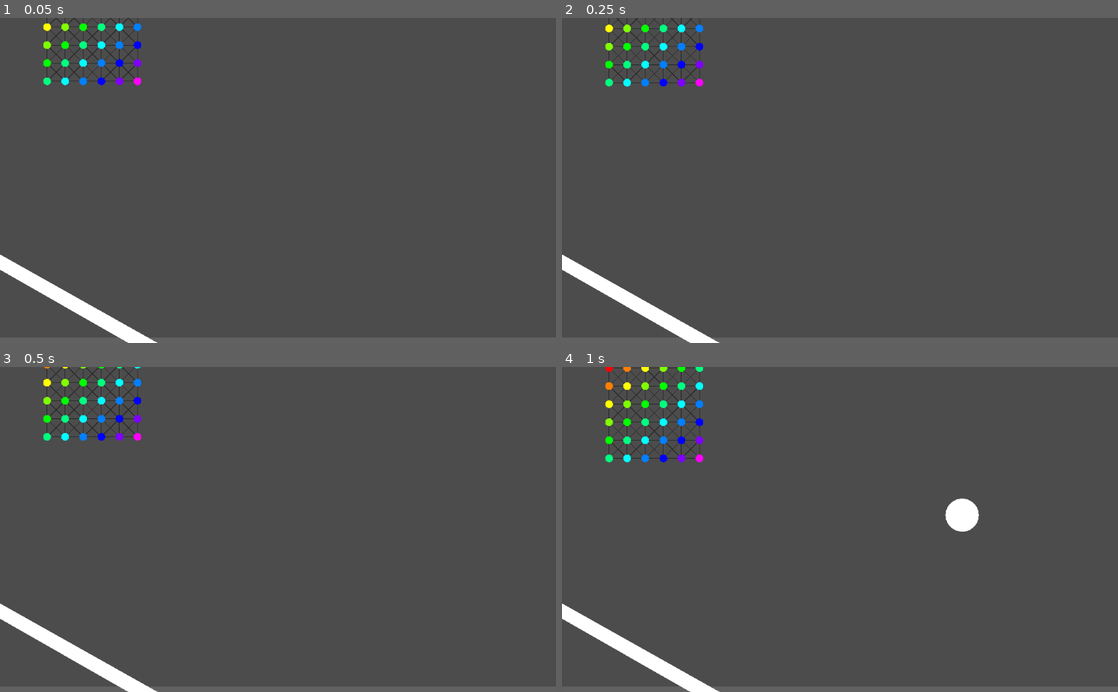
Above: before the commit, frames 1-4 (two rows, left to right).
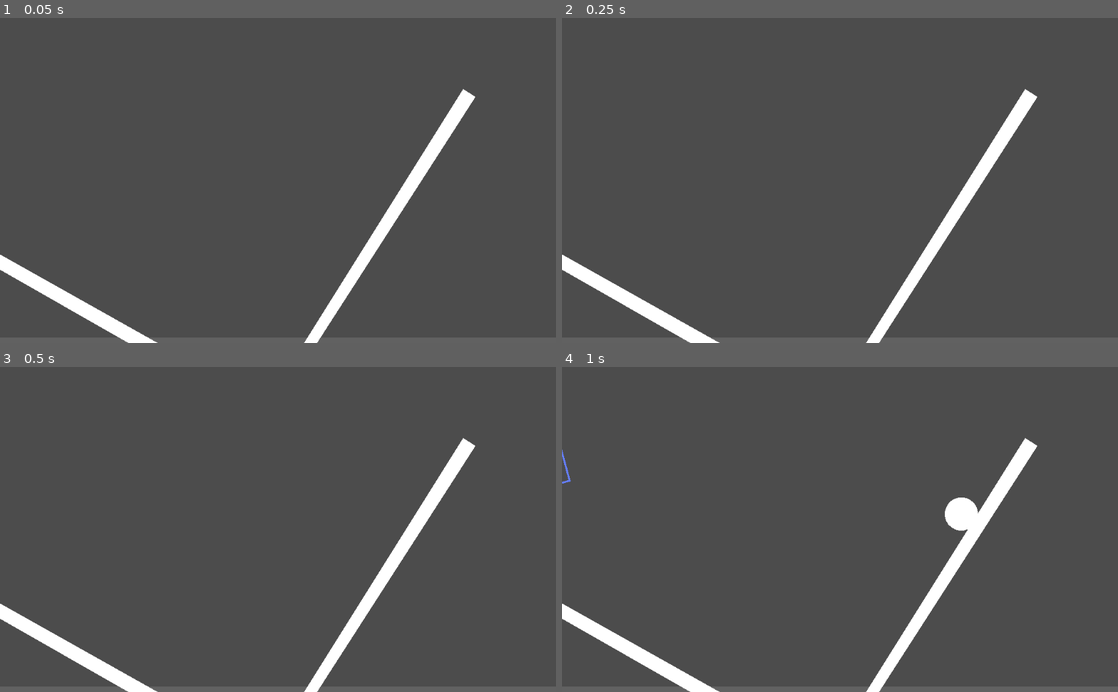
Above: after the commit, the same moments.

Repository: bustedwallstudios/Softbody
Game: Godot game, scene res://2dWorld.tscn
The game is run twice, just before and just after one commit, with the same random seed, the same clock (stepped at 60 frames per second) and the same inputs.
Inputs (mouse positions are in pixels of both pictures, inside the frame that each line leads up to):
- Up to frame 1 (0.05 s): no input
- Up to frame 2 (0.25 s): no input
- Up to frame 3 (0.5 s): no input
- Up to frame 4 (1 s): tap Enter (ui_accept) at 0.5, 0.77 s; move the mouse to (962, 513) at 0.52 s; hold Right (ui_right) from 0.53 s (still down)

The runs differ from the first frame. In frame 1, 3.1% of the frame differs, in the area x 7-86%, y 0-100%; in frame 2, 3.1%; in frame 3, 3.2%; in frame 4, 3.5%, in the area x 0-86%, y 0-100%.

Commit message:
Added an outline setting for the squishyBody, and changed the math for the squishyBall. SquishyBall is still not working though.

Diff:
--- a/2dWorld.tscn
+++ b/2dWorld.tscn
@@ -64,9 +64,9 @@
 polygon = PoolVector2Array( -546, 3.99805, -546, -13.002, 659, -12.9976, 659, 4.00244 )
 
 [node name="RotatingBeam2" type="StaticBody2D" parent="World"]
-position = Vector2( 2149, -1758 )
-rotation = 2.68606
-scale = Vector2( 0.76, 3.251 )
+position = Vector2( 634, -161 )
+rotation = 2.13977
+scale = Vector2( 1.411, 3.251 )
 script = ExtResource( 4 )
 __meta__ = {
 "_edit_group_": true
@@ -165,14 +165,15 @@
 polygon = PoolVector2Array( -4.45, 1.625, -4.6, 0.425001, -4.45, -0.775, -4, -1.875, -3.25, -2.825, -2.3, -3.575, -1.2, …(247 unchanged characters)…
 
 [node name="SquishyBody" parent="." instance=ExtResource( 1 )]
-position = Vector2( -1280, -1370 )
-height = 6
-pxBetweenPoints = 100
-pointRadius = 21.467
-stiffness = 10.988
-gravity = Vector2( 0, 5.463 )
+position = Vector2( -2347, -2181 )
+width = 5
+height = 5
+pxBetweenPoints = 200
+pointRadius = 5.0
+stiffness = 10.0
+gravity = Vector2( 0, 40 )
+showLines = false
 showPoints = true
-showPolygon = false
 
 [connection signal="input_event" from="World/Ball" to="World/Ball" method="inputEvent"]
 [connection signal="input_event" from="World/BigBall" to="World/BigBall" method="inputEvent"]
--- a/Objects/Spring.gd
+++ b/Objects/Spring.gd
@@ -64,7 +64,7 @@
 
 		# If this is a ball body, instead of a mesh-like square one
 		if isBall:
-			var pressureForce = findPressureForce()
+			var pressureForce = findPressureForceVector()
 
 			forceOnPointA += pressureForce * pressureFactor
 			forceOnPointB += pressureForce * pressureFactor
@@ -140,22 +140,26 @@
 
 	return dotProduct * dampingFactor
 
-func findPressureForce():
+func findPressureForceVector():
 	# Get the pressure from the squishyball
 	var pressure:float = PointA.get_parent().p
 
 	# Get the vector pointing from A to B
-	var vectorBetweenPoints = PointB.global_position-PointA.global_position
+	var vectorBetweenPoints:Vector2 = PointB.global_position - PointA.global_position
 
-	# Scale the vector between the points to the correct pressure, still pointing
-	# from one point to the other
-	var vecBetweenScaled = vectorBetweenPoints.normalized() * pressure
+	# (x, y) is the vector pointing from one of the points toward the other.
+	# Here, we create a new vector, which is (y, -x). This is the old vector
+	# rotated by 90 degrees, so as to push the points outwards.
 
-	var forceToApply = Vector2(vecBetweenScaled.y, -vecBetweenScaled.x) / dampingFactor
+	# Force = P * L, where P is the pressure and L is the length of the spring.
+	var force:float = pressure * (vectorBetweenPoints.length())
 
-	forceToApply
+	# This is the force that we apply to the points in 2D.
+	# It is the force * the normalized distance between the points,
+	# rotated to points outwards.
+	var forceVector = vectorBetweenPoints.rotated(-PI/2) * force
 
-	return forceToApply
+	return forceVector
 
 # Update the line graphic for each frame, to go from point A to B
 func updateLine():
--- a/Objects/SquishyBall.gd
+++ b/Objects/SquishyBall.gd
@@ -1,5 +1,7 @@
 extends Node2D
 
+# P = NRT / V, F = P * A // 3D
+# P = NRT / A, F = P * L // 2D
 
 # This allows us to create the rigidbodies whenever we need to
 export (PackedScene) var PhysicsPoint
@@ -36,7 +38,7 @@
 # PRESSURE RELATED STUFF
 var p:float # Pressure: Calculated each frame
 var V:float # Volume: Calculated each frame
-"""Desc"""
+
 var n # Amount of substance within the ball: constant (calculated in _ready()
 const R:float = 8.31446261815324 # Ideal gas constant: constant (obviously)
 
--- a/Objects/SquishyBody.gd
+++ b/Objects/SquishyBody.gd
@@ -28,7 +28,8 @@
 
 export (bool) var showLines   = true
 export (bool) var showPoints  = false
-export (bool) var showPolygon = true
+export (bool) var showPolygon = false
+export (bool) var showOutline = true
 
 # Stores all the points in a 2d array (Currently unused I think)
 var bodyPoints = []
@@ -46,7 +47,11 @@
 
 func _physics_process(delta):
 	if showPolygon:
-		refreshShapeArray()
+		$Shape.polygon = getOutlineArray()
+
+	if showOutline:
+		$Outline.points = getOutlineArray()
+
 
 # Create the correct amount of rigidbodies for all the points,
 # and put them in the correct positions
@@ -133,10 +138,10 @@
 	# We're done setting it up, so it can now start processing its physics and whatnot
 	spring.doneSetup = true
 
-# Refreshes the Polygon2D that we use to represent the shape of the softbody,
+# Refreshes the Polygon2D or Line2D that we use to represent the shape of the softbody,
 # which uses eldritch array positioning to get the right points and add them to
 # the array of positions.
-func refreshShapeArray():
+func getOutlineArray():
 	var pointArray:PoolVector2Array
 	var colorArray:PoolColorArray
 
@@ -170,8 +175,11 @@
 		pointArray.append(currentNode.position)
 		colorArray.append(markerColor(currentNode))
 
-	$Shape.polygon = pointArray
-	$Shape.vertex_colors = colorArray
+	# Append the top right point again, to connect the outline back to itself.
+	# This will fix the outline, and will have no effect on the Polygon2D.
+	pointArray.append(get_node(bodyPoints[0][0]).position)
+
+	return(pointArray)
 
 func markerColor(node:RigidBody2D):
 	return node.get_node("Marker").color
--- a/Objects/SquishyBody.tscn
+++ b/Objects/SquishyBody.tscn
@@ -12,3 +12,7 @@
 [node name="Shape" type="Polygon2D" parent="."]
 z_index = 1
 color = Color( 0, 1, 0, 1 )
+
+[node name="Outline" type="Line2D" parent="."]
+z_index = 1
+default_color = Color( 0.4, 0.501961, 1, 1 )
